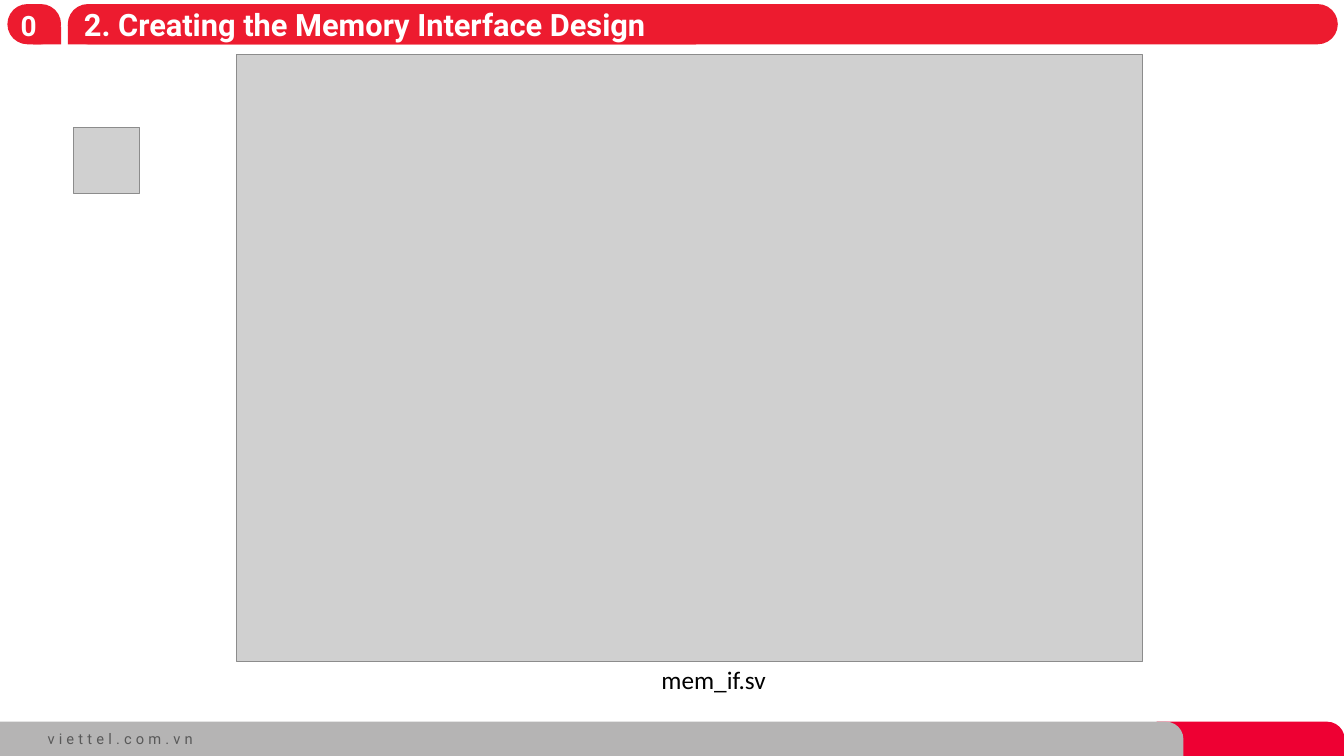
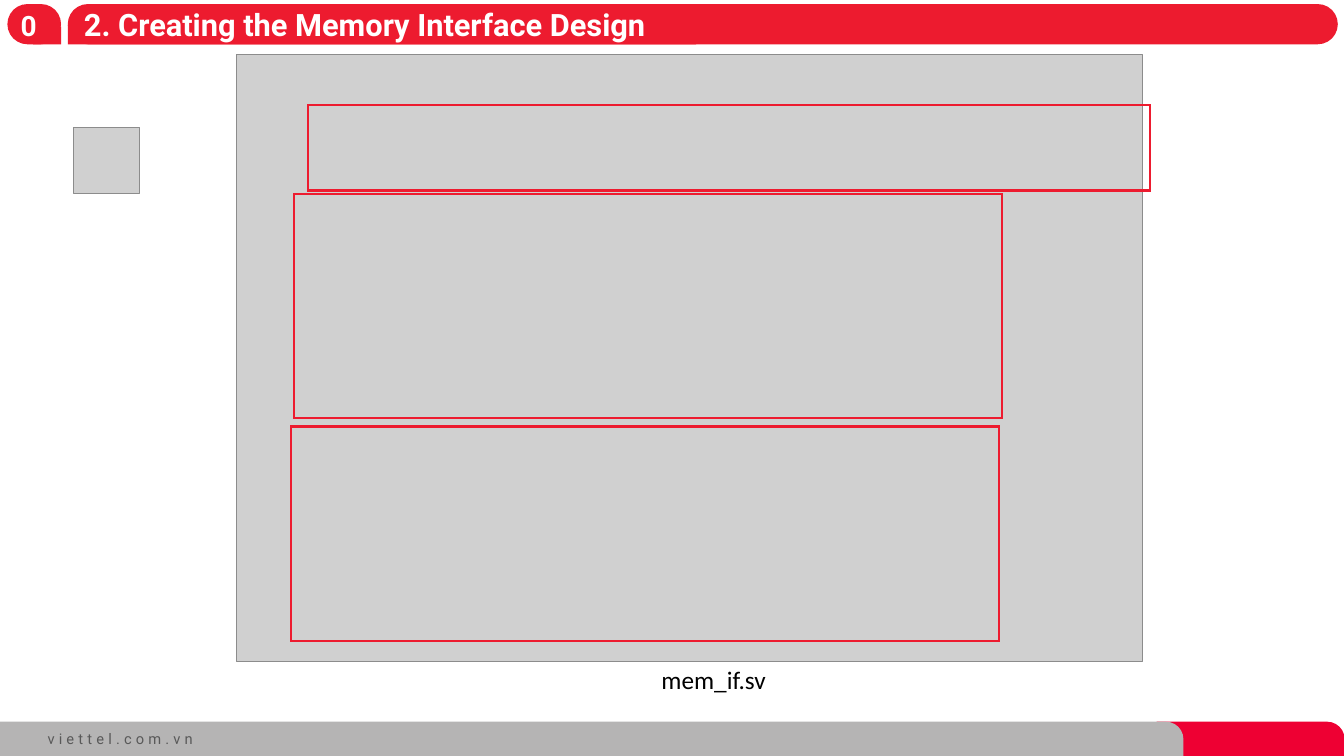
Before and after one commit to hungkem/hungkem-SystemVerilog-for-Design-and-Verification, a slide deck: slide 6 of LAB7.pptx. Drawn at 1344x756 pixels with LibreOffice and Linux fonts; fonts in the diff are those of the drawing; grey boxes stand for pictures; background and template pictures are left out. Boxes give left, top, right and bottom in pixels: in the first picture for what was removed or moved away, otherwise in the second. Text is boxed around its words. In the diff, an @@ line names an element or a change of style, - is before the commit and + after.

```diff
--- a/LAB7.pptx
+++ b/LAB7.pptx
@@ rectangle added at (308, 105, 1149, 191), outline #ED1B2F 1.5 pt @@
@@ rectangle added at (294, 195, 1003, 418), outline #ED1B2F 1.5 pt @@
@@ rectangle added at (290, 426, 999, 641), outline #ED1B2F 1.5 pt @@
```
Also in this commit, not shown: 4 other slides changed, 8 other files.
